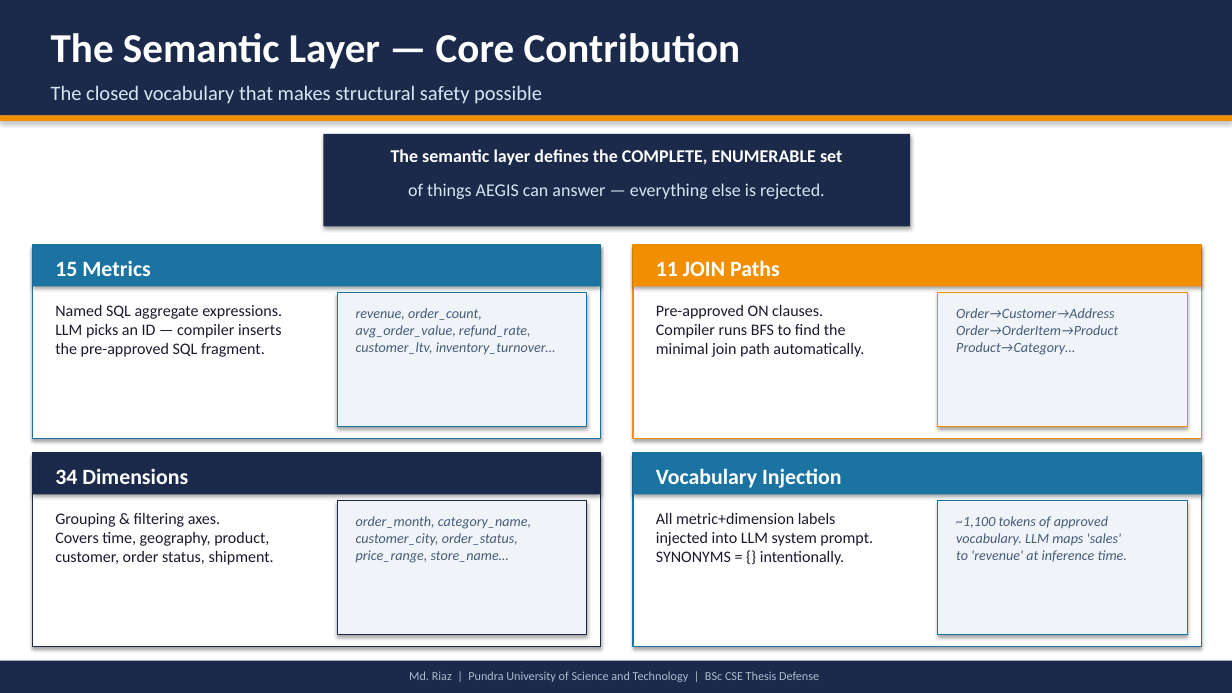
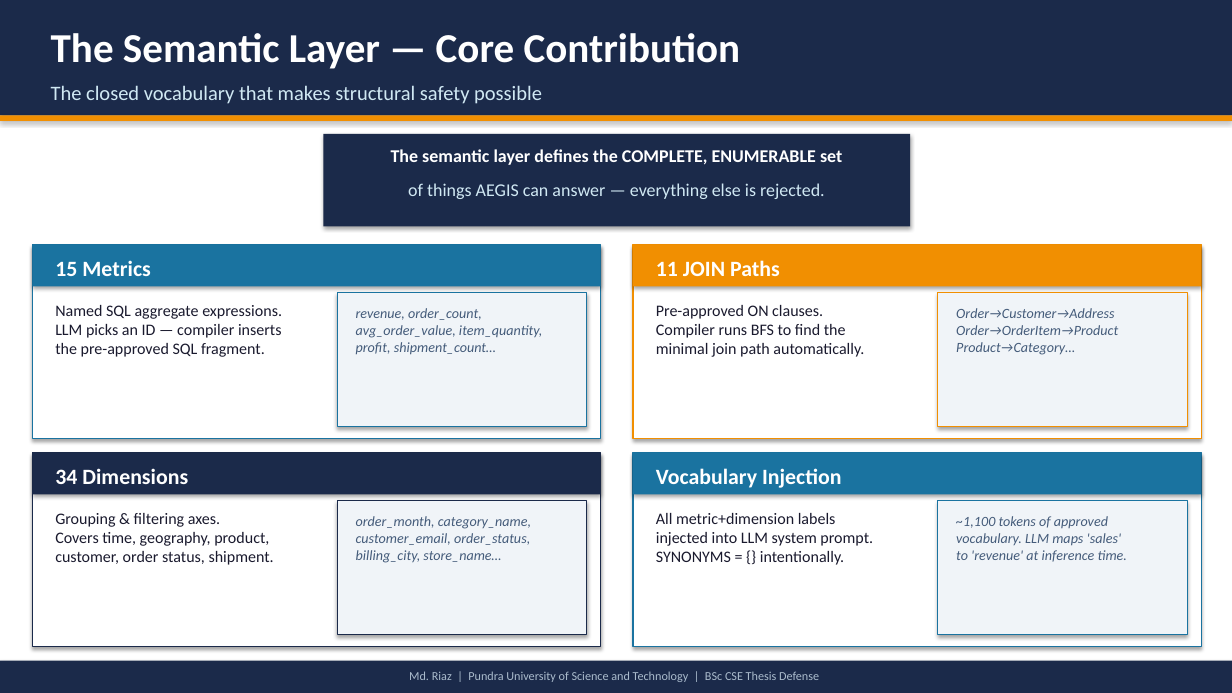
Before and after one commit to md-riaz/AEGIS-Research, a slide deck: slide 7 of docs/AEGIS_Thesis_Defense.pptx. Drawn at 1232x693 pixels with LibreOffice and Linux fonts; fonts in the diff are those of the drawing. Boxes give left, top, right and bottom in pixels: in the first picture for what was removed or moved away, otherwise in the second. Text is boxed around its words. In the diff, an @@ line names an element or a change of style, - is before the commit and + after.

```diff
--- a/docs/AEGIS_Thesis_Defense.pptx
+++ b/docs/AEGIS_Thesis_Defense.pptx
@@ text at (356,308,542,355): text changed @@
-revenue, order_count,
-avg_order_value, refund_rate,
-customer_ltv, inventory_turnover…
+revenue, order_count,
+avg_order_value, item_quantity,
+profit, shipment_count…
@@ text at (356,516,531,563): text changed @@
-order_month, category_name,
-customer_city, order_status,
-price_range, store_name…
+order_month, category_name,
+customer_email, order_status,
+billing_city, store_name…
```
Also in this commit, not shown: 5 other slides changed, 1 slide added, 5 other files.
